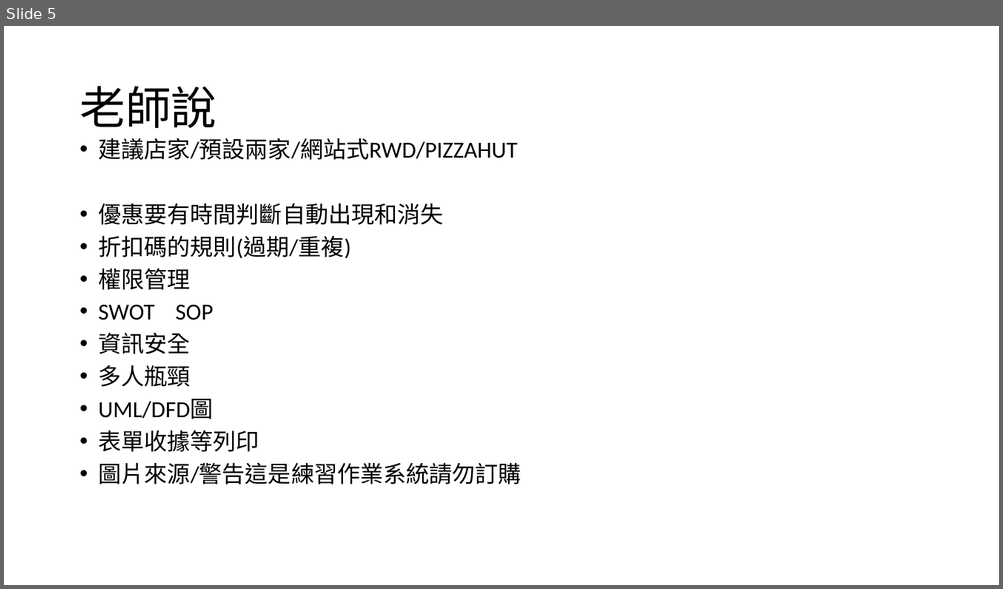
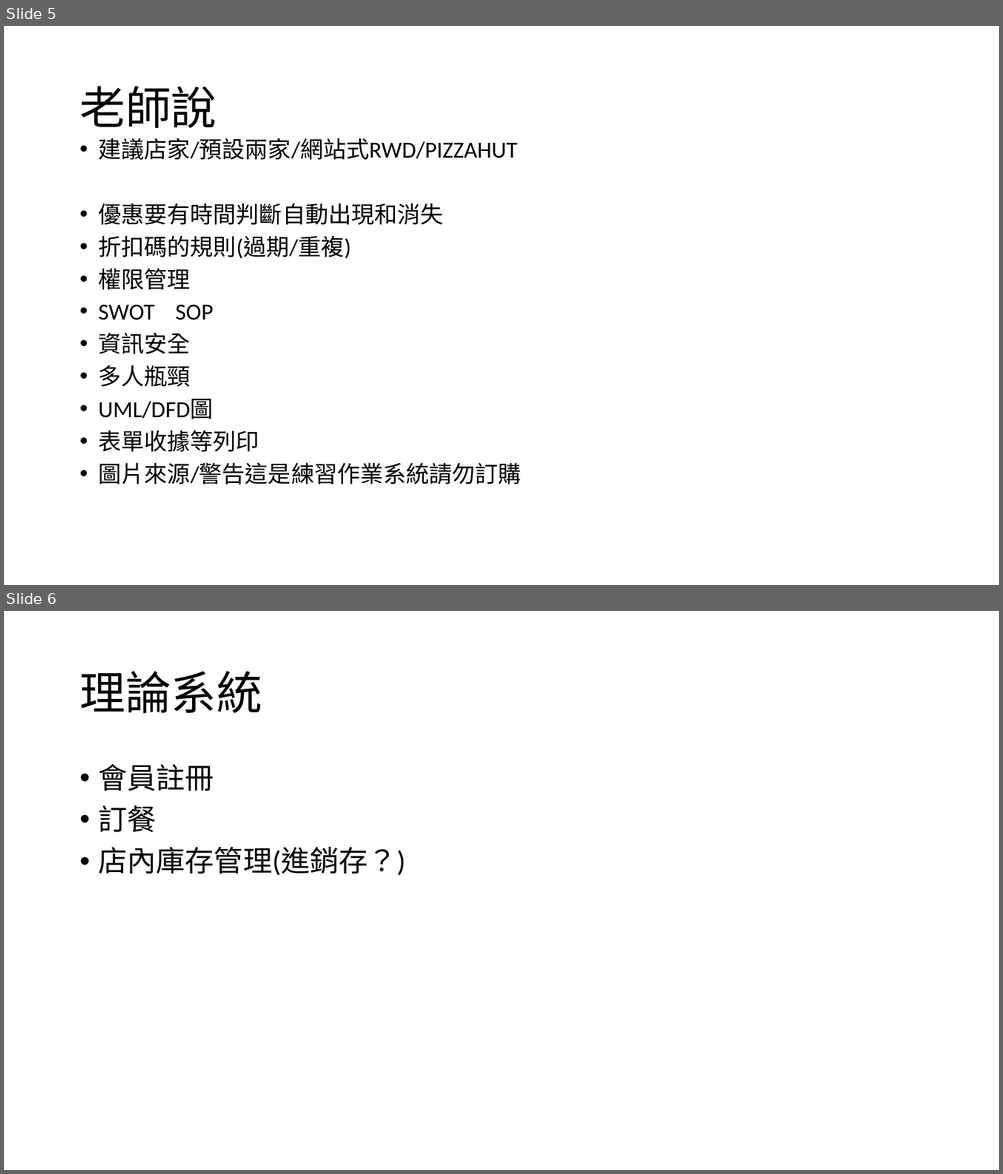
Before and after one commit to MrBearTW/NKNU_webapp, a slide deck: project/架構.ppt. Shown one above the other, each under a label of ours: slide 5 before the commit, slides 5 and 6 after it. The pictures are 1003x589 and 1003x1174 pixels, drawn with LibreOffice and Linux fonts; fonts in the diff are those of the drawing. Boxes give left, top, right and bottom in pixels: in the first picture for what was removed or moved away, otherwise in the second. Text is boxed around its words. In the diff, an @@ line names an element or a change of style, - is before the commit and + after.

```diff
--- a/project/架構.ppt
+++ b/project/架構.ppt
@@ slide 6 added at <box>4,611,999,1170</box>, background #FFFFFF @@
@@ title added at <box>79,671,262,714</box>, 44 pt, text #000000 @@
+理論系統
@@ text added at <box>98,764,405,876</box>, 28 pt, text #000000 @@
+• 會員註冊
+• 訂餐
+• 店內庫存管理(進銷存？)
```
Also in this commit, not shown: 6 other files.
